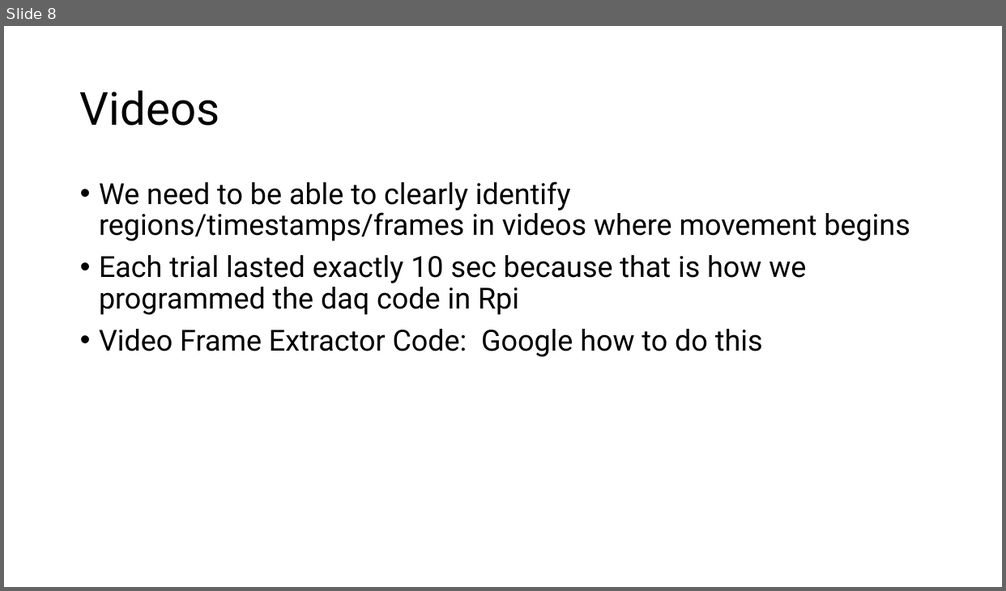
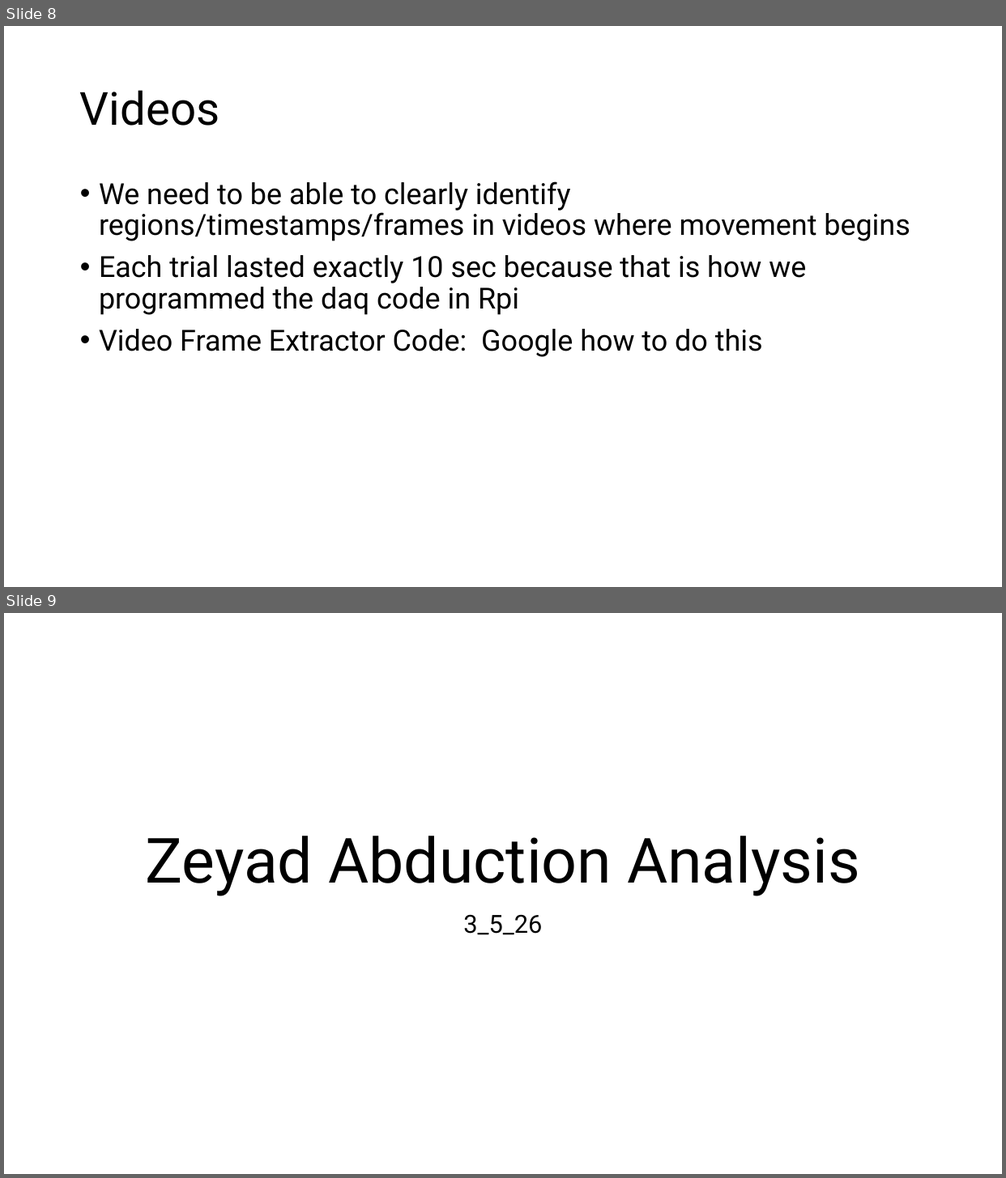
Before and after one commit to neuralengatberkeley/Strain-Sensor-, a slide deck: kinematic presentations/Zeyad Abduction Analysis 2_18_26.pptx. Shown one above the other, each under a label of ours: slide 8 before the commit, slides 8 and 9 after it. The pictures are 1006x591 and 1006x1178 pixels, drawn with LibreOffice and Linux fonts; fonts in the diff are those of the drawing. Boxes give left, top, right and bottom in pixels: in the first picture for what was removed or moved away, otherwise in the second. Text is boxed around its words. In the diff, an @@ line names an element or a change of style, - is before the commit and + after.

```diff
--- a/kinematic presentations/Zeyad Abduction Analysis 2_18_26.pptx
+++ b/kinematic presentations/Zeyad Abduction Analysis 2_18_26.pptx
@@ slide 9 added at <box>4,613,1002,1174</box>, background #FFFFFF @@
@@ title added at <box>145,836,860,897</box>, 60 pt, text #000000 @@
+Zeyad Abduction Analysis
@@ subtitle added at <box>463,914,542,935</box>, 24 pt, text #000000 @@
+3_5_26
```
Also in this commit, not shown: 1 other slide added, 5 other files.
